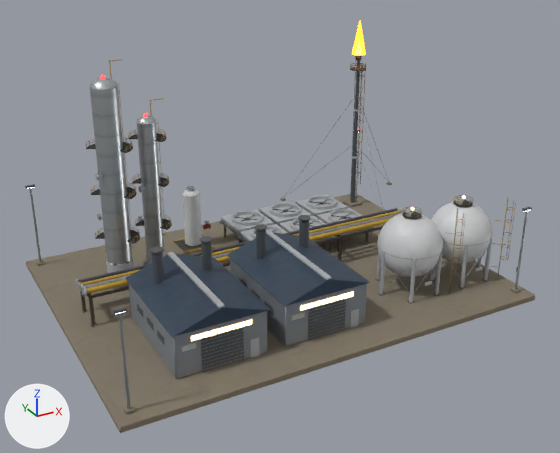
The glTF model public/models/ag25.glb: old version first, new version second.
Camera for both pictures: a camera (50 mm lens) standing at (-7.87, -14.82, 8.85) and looking at (0.23, -0.09, 1.48). The lights are fixed; the arrows at lower left show +X, +Y and +Z. The older version comes first. Where no turn or scale is listed for an object, it has been applied to the vertices.

The first picture shows 'GasLights', 'ag25_Body' and 1 more.
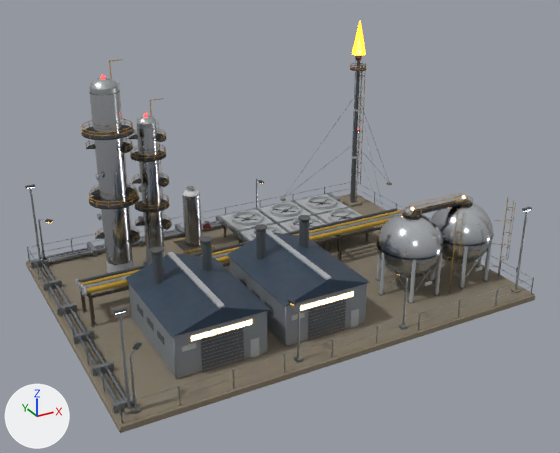
Not visible in the pictures: 'SodiumLights'.

Changed parts and their boxes [x1, y1, x2, y2] in the pictures (560 x 453 px):
```json
{"object": "ag25_Dressing", "change": "added", "after": [27, 91, 534, 423], "faces in mat_steel_polished": [35, 91, 493, 402], "faces in mat_galvanised": [27, 179, 534, 423], "faces in mat_grating": [81, 125, 467, 215], "faces in mat_rail_yellow": [81, 119, 467, 214], "faces in mat_steel_dark": [45, 180, 494, 350]}
```

Edits to the scene script, one JSON object a line:
```json
{"op": "add", "block": "mat_emit_sodium", "code": ["mat_emit_sodium = principled_material('Emit_Sodium')", "mat_emit_sodium.base_color = (1.0, 0.423, 0.0545)  # orange #ffae42", "mat_emit_sodium.emission_color = (1.0, 0.423, 0.0545)  # orange #ffae42", "mat_emit_sodium.emission_strength = 5.0"]}
{"op": "add", "block": "mat_rail_yellow", "code": ["mat_rail_yellow = bpy.data.materials.new('Rail_Yellow')", "# nodes: BsdfPrincipled, Mix, OutputMaterial, VertexColor", "# colours: yellow #d9a21b, mixed with the vertex colours"]}
{"op": "add", "block": "mat_steel_polished", "code": ["mat_steel_polished = bpy.data.materials.new('Steel_Polished')", "# nodes: BsdfPrincipled, Mix, OutputMaterial, VertexColor", "# colours: light grey #d9dde2, mixed with the vertex colours"]}
{"op": "add", "block": "mat_galvanised", "code": ["mat_galvanised = bpy.data.materials.new('Galvanised')", "# nodes: BsdfPrincipled, Mix, OutputMaterial, VertexColor", "# colours: grey #a9afb5, mixed with the vertex colours"]}
{"op": "add", "block": "mat_steel_dark", "code": ["mat_steel_dark = bpy.data.materials.new('Steel_Dark')", "# nodes: BsdfPrincipled, Mix, OutputMaterial, VertexColor", "# colours: dark grey #5d636b, mixed with the vertex colours"]}
{"op": "add", "block": "mat_grating", "code": ["mat_grating = bpy.data.materials.new('Grating')", "# nodes: BsdfPrincipled, Mix, OutputMaterial, VertexColor", "# colours: dark grey #4a4f55, mixed with the vertex colours"]}
{"op": "add", "block": "me_sodiumlights_001", "code": ["me_sodiumlights_001 = bpy.data.meshes.new('SodiumLights.001')", "me_sodiumlights_001.from_pydata(...)  # 48 vertices, 72 faces; spans x -4.43..4.43, y -3.29..3.29, z -0.01..0.01", "me_sodiumlights_001.materials.append(mat_emit_sodium)  # orange #ffae42, glowing orange #ffae42"]}
{"op": "add", "block": "me_ag25_dressing", "code": ["me_ag25_dressing = bpy.data.meshes.new('ag25_Dressing')", "me_ag25_dressing.from_pydata(...)  # 5312 vertices, 9031 faces; spans x -4.95..4.95, y -3.71..3.71, z -2.31..2.31", "# faces by material slot: [3540, 872, 444, 3024, 1151]", "me_ag25_dressing.materials.append(mat_steel_polished)", "me_ag25_dressing.materials.append(mat_steel_dark)", "me_ag25_dressing.materials.append(mat_grating)", "me_ag25_dressing.materials.append(mat_rail_yellow)", "me_ag25_dressing.materials.append(mat_galvanised)"]}
{"op": "add", "block": "ob_sodiumlights", "code": ["ob_sodiumlights = bpy.data.objects.new('SodiumLights', me_sodiumlights_001)", "ob_sodiumlights.location = (-0.05, -0.02, 1.32)"]}
{"op": "add", "block": "ob_ag25_dressing", "code": ["ob_ag25_dressing = bpy.data.objects.new('ag25_Dressing', me_ag25_dressing)", "ob_ag25_dressing.location = (-0.01, 0.03, 2.44)"]}
```
